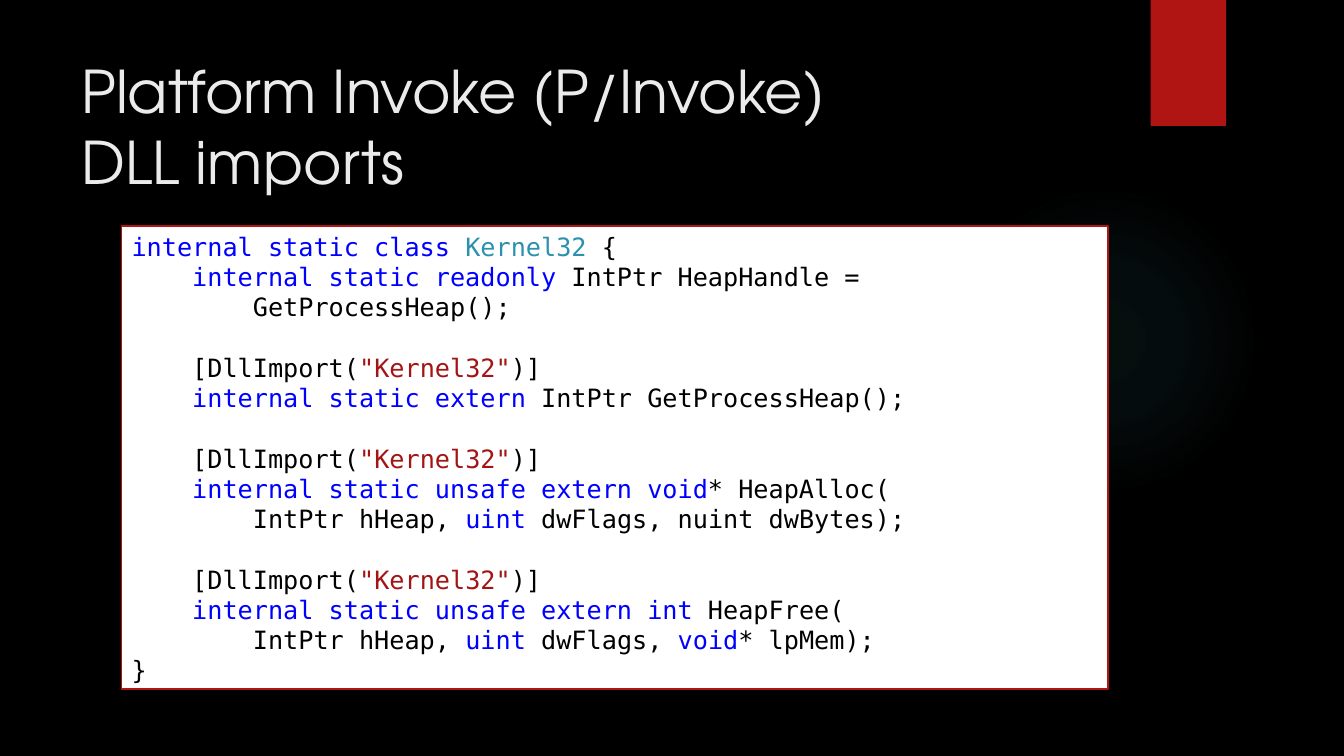
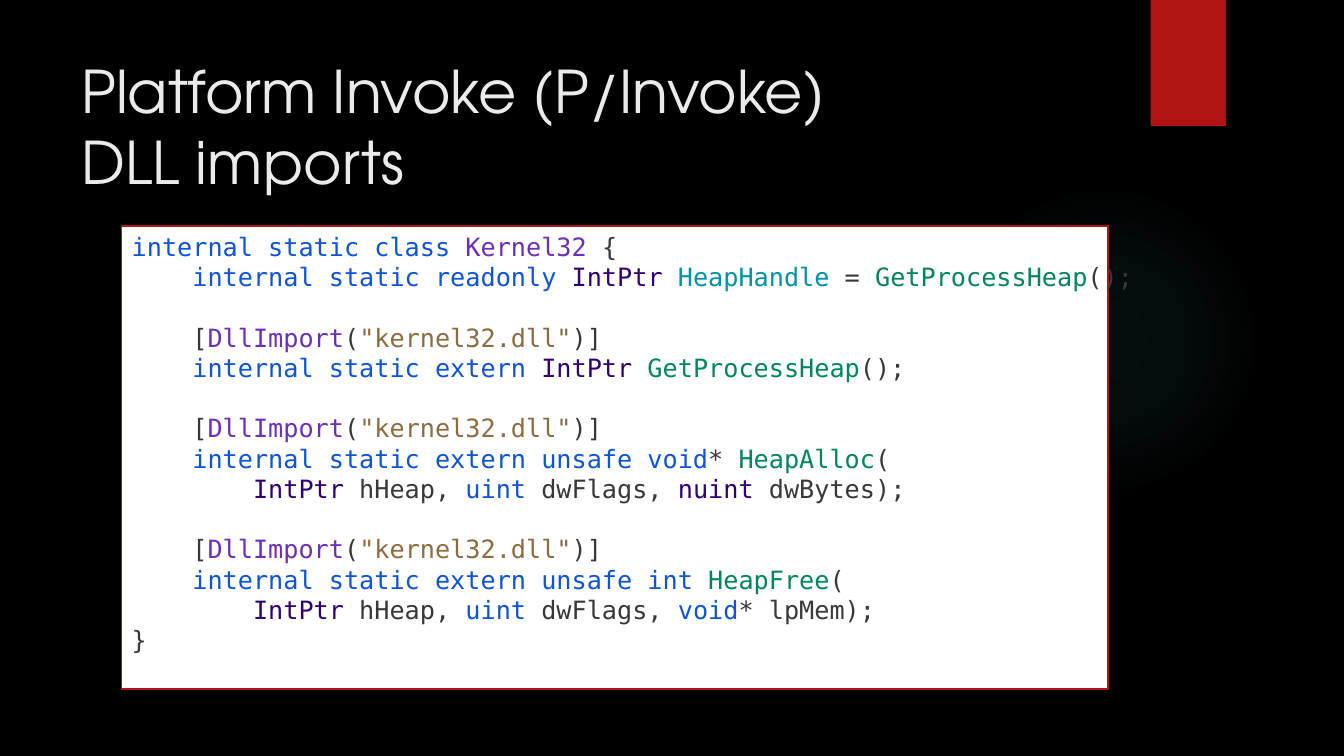
Before and after one commit to dennisdietrich/UnsafeCSharp, a slide deck: slide 24 of doc/Introduction to unsafe C#.pptx (slide 18 before the commit). Drawn at 1344x756 pixels with LibreOffice and Linux fonts; fonts in the diff are those of the drawing; background and template pictures are left out. Boxes give left, top, right and bottom in pixels: in the first picture for what was removed or moved away, otherwise in the second. Text is boxed around its words. In the diff, an @@ line names an element or a change of style, - is before the commit and + after.

```diff
--- a/doc/Introduction to unsafe C#.pptx
+++ b/doc/Introduction to unsafe C#.pptx
@@ text in rectangle at box(132, 236, 1133, 625): text changed; text colour #000000 to #0F54D6 @@
-internal static class Kernel32 {
-internal static readonly IntPtr HeapHandle =
-GetProcessHeap();
-[DllImport("Kernel32")]
-internal static extern IntPtr GetProcessHeap();
-[DllImport("Kernel32")]
-internal static unsafe extern void* HeapAlloc(
-IntPtr hHeap, uint dwFlags, nuint dwBytes);
-[DllImport("Kernel32")]
-internal static unsafe extern int HeapFree(
-IntPtr hHeap, uint dwFlags, void* lpMem);
-}
+internal static class Kernel32 {
+internal static readonly IntPtr HeapHandle = GetProcessHeap();
+[DllImport("kernel32.dll")]
+internal static extern IntPtr GetProcessHeap();
+[DllImport("kernel32.dll")]
+internal static extern unsafe void* HeapAlloc(
+IntPtr hHeap, uint dwFlags, nuint dwBytes);
+[DllImport("kernel32.dll")]
+internal static extern unsafe int HeapFree(
+IntPtr hHeap, uint dwFlags, void* lpMem);
+}
```
Also in this commit, not shown: 25 other slides changed, 23 slides added, 1 slide removed, 20 other files.
